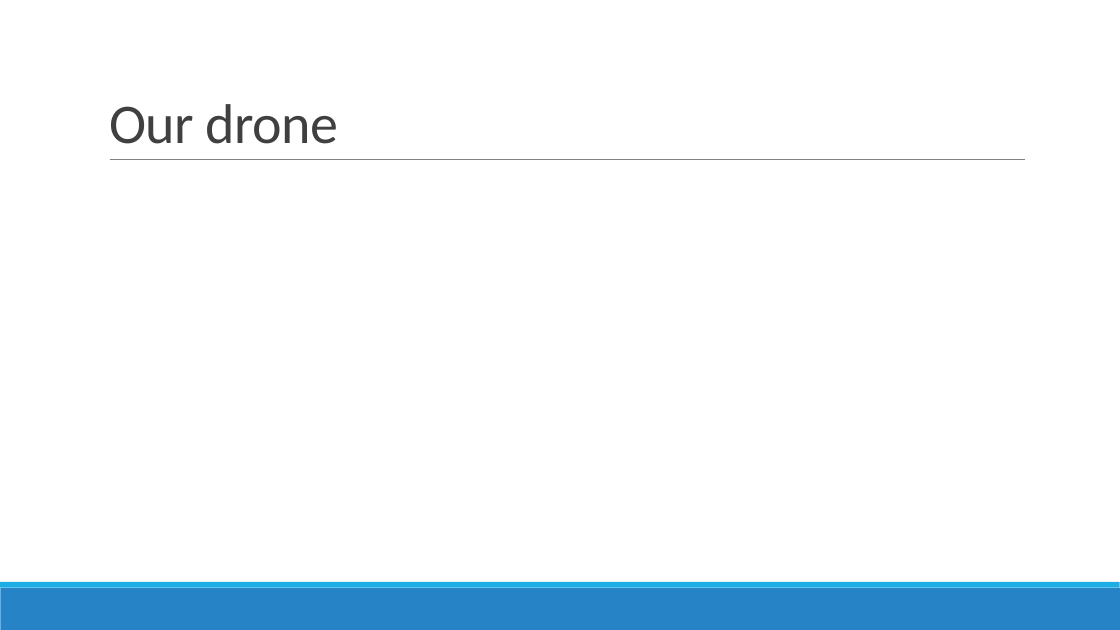
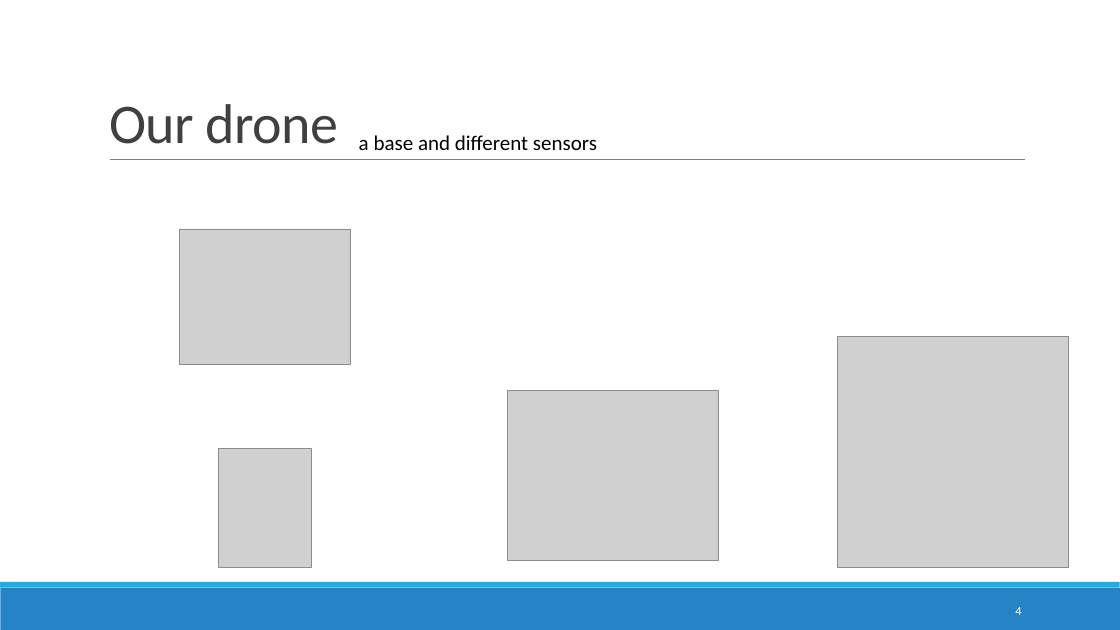
Before and after one commit to Jacquelinehhy/Group-1-, a slide deck: slide 4 of soutenance.pptx. Drawn at 1120x630 pixels with LibreOffice and Linux fonts; fonts in the diff are those of the drawing; grey boxes stand for pictures. Boxes give left, top, right and bottom in pixels: in the first picture for what was removed or moved away, otherwise in the second. Text is boxed around its words. In the diff, an @@ line names an element or a change of style, - is before the commit and + after.

```diff
--- a/soutenance.pptx
+++ b/soutenance.pptx
@@ text added at (x1=359, y1=135, x2=597, y2=150), 18 pt, text #000000 @@
+a base and different sensors
@@ picture added at (x1=180, y1=229, x2=350, y2=365) @@
@@ picture added at (x1=838, y1=336, x2=1069, y2=567) @@
@@ picture added at (x1=507, y1=391, x2=719, y2=561) @@
@@ picture added at (x1=218, y1=449, x2=312, y2=567) @@
@@ page number added at (x1=1015, y1=607, x2=1021, y2=615), 10.5 pt, text #FFFFFF @@
+4
```
Also in this commit, not shown: 4 other slides changed, 2 slides added.
